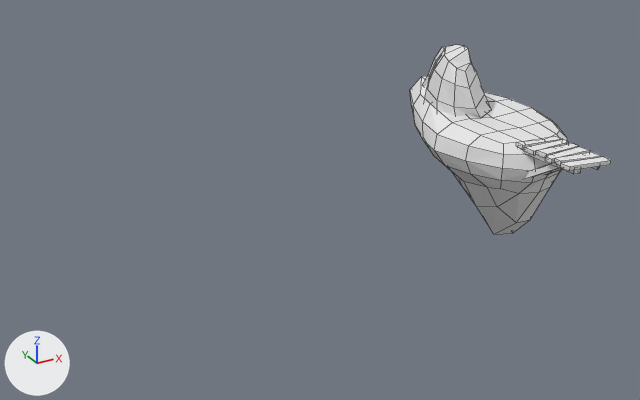
The Blender file mnl_work_files/blender/assets_v1.blend: old version first, new version second.
Rendered twice from a 50 mm lens placed at (-35.0, -39.2, 17.5), pointed at (-12.4, 1.9, -3.1). Arrows for +X, +Y and +Z are at lower left; the lights stay in place. Mesh edges are drawn as thin lines.
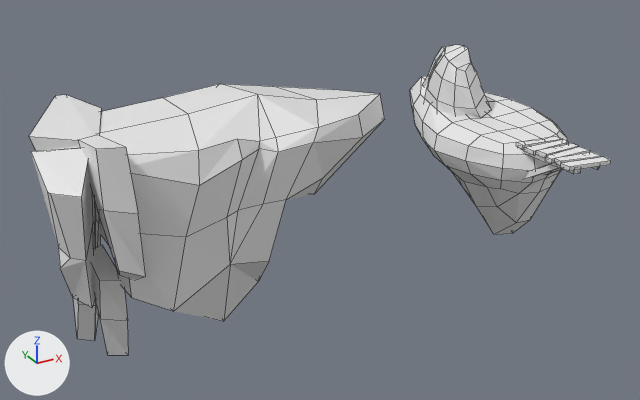
Edits to the scene script, one JSON object a line:
```json
{"op": "add", "block": "me_cube_001", "code": ["me_cube_001 = bpy.data.meshes.new('Cube.001')", "me_cube_001.from_pydata(...)  # 142 vertices, 131 faces; spans x -3.1..16.8, y -6.0..4.7, z -12.6..3.1"]}
{"op": "add", "block": "ob_cube_003", "code": ["ob_cube_003 = bpy.data.objects.new('Cube.003', me_cube_001)", "ob_cube_003.location = (-24.61, 4.5, 0.5)"]}
```

Where the change shows, as pixel boxes [x1, y1, x2, y2] in the pictures (640 x 400 px):
```json
{"object": "Cube.003", "change": "added", "after": [29, 84, 385, 355]}
```
